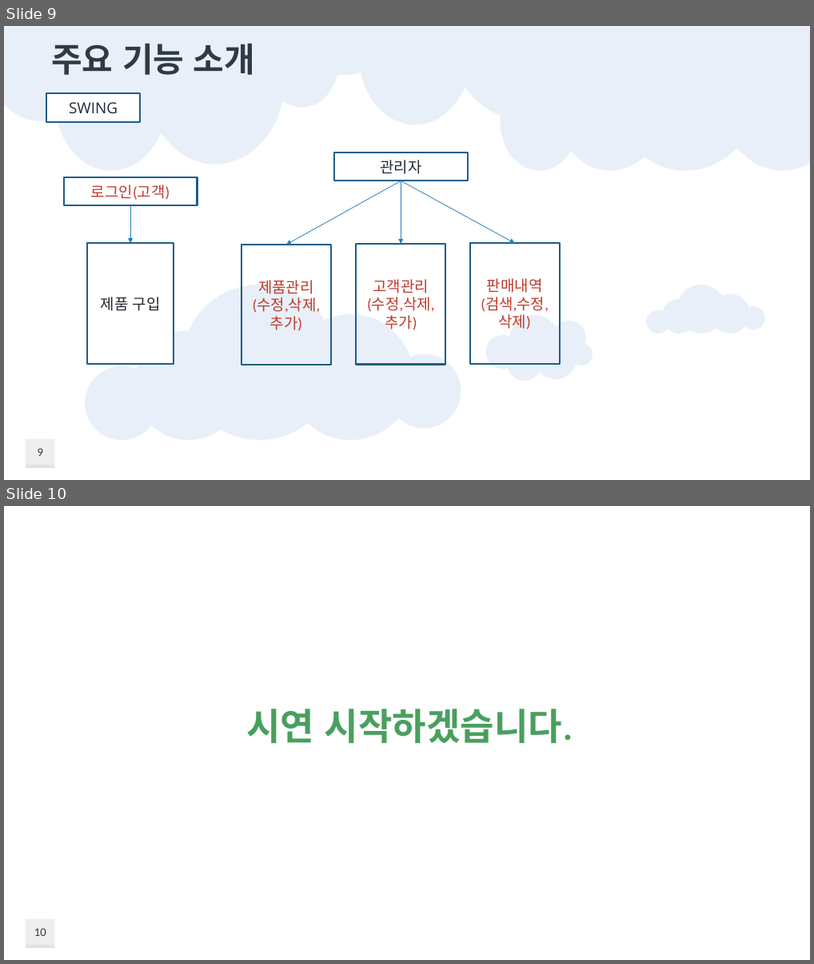
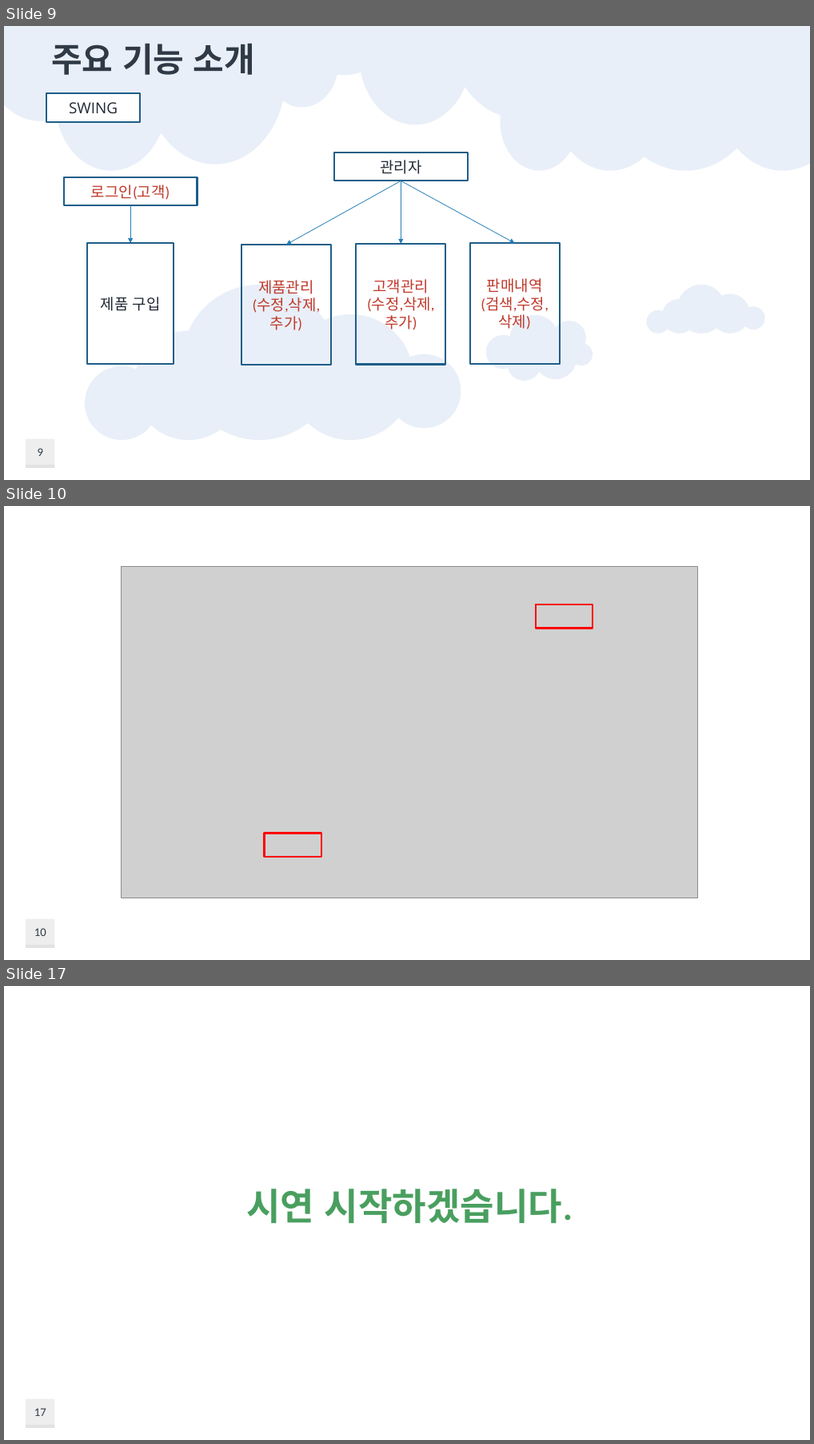
Before and after one commit to taehoon95/shoppingMall, a slide deck: document/쇼핑몰(이태훈).pptx. Shown one above the other, each under a label of ours: slides 9 and 10 before the commit, slides 9, 10 and 17 after it; the slides between them are not shown. The pictures are 814x964 and 814x1444 pixels, drawn with LibreOffice and Linux fonts; fonts in the diff are those of the drawing; grey boxes stand for pictures; background and template pictures are left out. Boxes give left, top, right and bottom in pixels: in the first picture for what was removed or moved away, otherwise in the second. Text is boxed around its words. In the diff, an @@ line names an element or a change of style, - is before the commit and + after.

```diff
--- a/document/쇼핑몰(이태훈).pptx
+++ b/document/쇼핑몰(이태훈).pptx
@@ slide 10 added at (4, 506, 810, 960), background #FFFFFF; not listed: 3 template elements that a slide beside it also shows @@
@@ picture added at (122, 566, 698, 897) @@
@@ rectangle added at (536, 604, 593, 628), outline #FF0000 2.25 pt @@
@@ rectangle added at (264, 832, 321, 856), outline #FF0000 2.25 pt @@
@@ page number added at (34, 928, 46, 936), 14 pt, text #2F3A46 @@
+10
@@ what was slide 10 is now slide 17 @@
@@ page number at (34, 1408, 46, 1416): text changed @@
-10
+17
```
Also in this commit, not shown: 1 slide changed, 6 other slides added, 1 other file.
